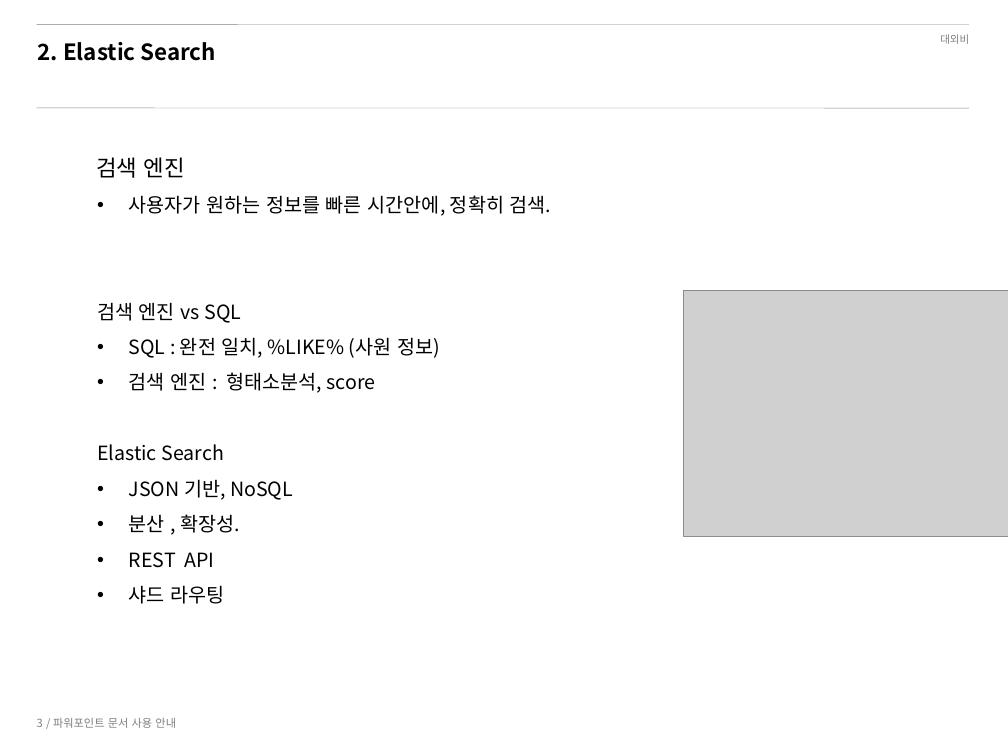
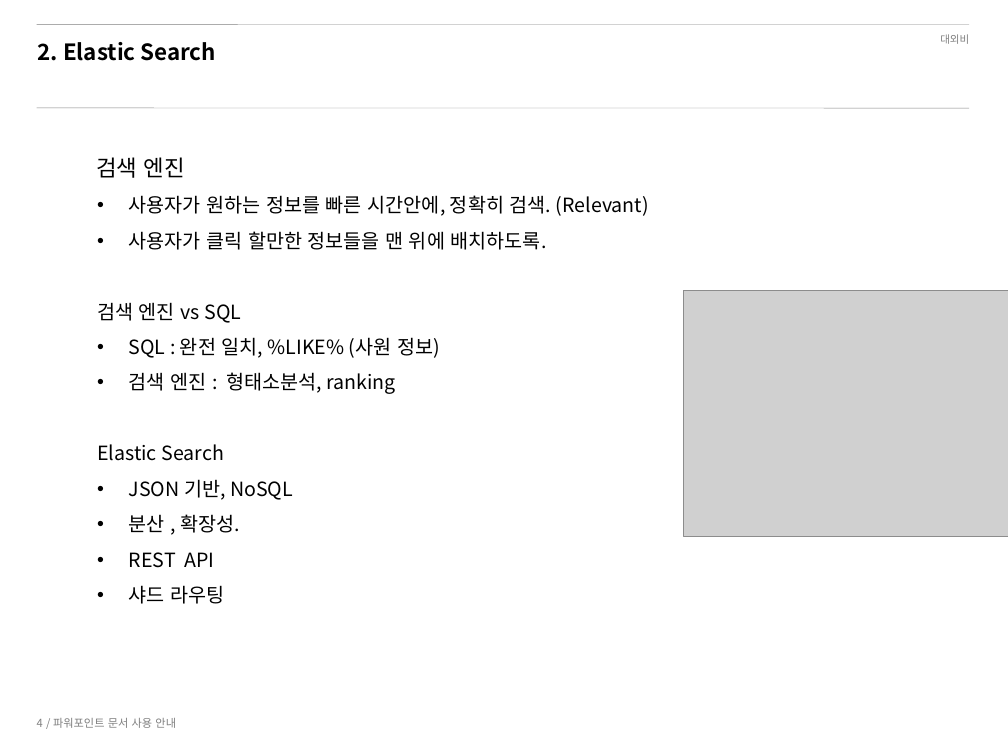
Before and after one commit to Myeongjoon/NaverCaffeBoard, a slide deck: slide 4 of doc/게시판 프로젝트 2차 - 김명준.pptx (slide 3 before the commit). Drawn at 1008x756 pixels with LibreOffice and Linux fonts; fonts in the diff are those of the drawing; grey boxes stand for pictures; background and template pictures are left out. Boxes give left, top, right and bottom in pixels: in the first picture for what was removed or moved away, otherwise in the second. Text is boxed around its words. In the diff, an @@ line names an element or a change of style, - is before the commit and + after.

```diff
--- a/doc/게시판 프로젝트 2차 - 김명준.pptx
+++ b/doc/게시판 프로젝트 2차 - 김명준.pptx
@@ text at box(129, 195, 649, 250): text changed @@
-  • 사용자가 원하는 정보를 빠른 시간안에, 정확히 검색.
+  • 사용자가 원하는 정보를 빠른 시간안에, 정확히 검색. (Relevant)
+  • 사용자가 클릭 할만한 정보들을 맨 위에 배치하도록.
@@ text at box(129, 372, 396, 394): text changed @@
-  • 검색 엔진 : 형태소분석, score
+  • 검색 엔진 : 형태소분석, ranking
@@ text at box(37, 718, 176, 728): text changed @@
-3 / 파워포인트 문서 사용 안내
+4 / 파워포인트 문서 사용 안내
```
Also in this commit, not shown: 3 other slides changed, 13 slides added, 2 slides removed, 29 other files.
